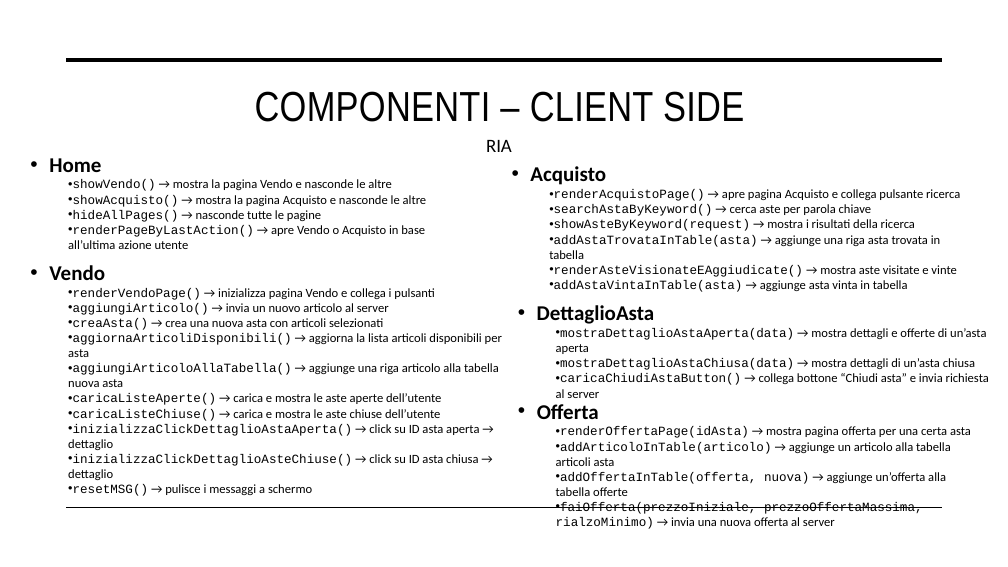
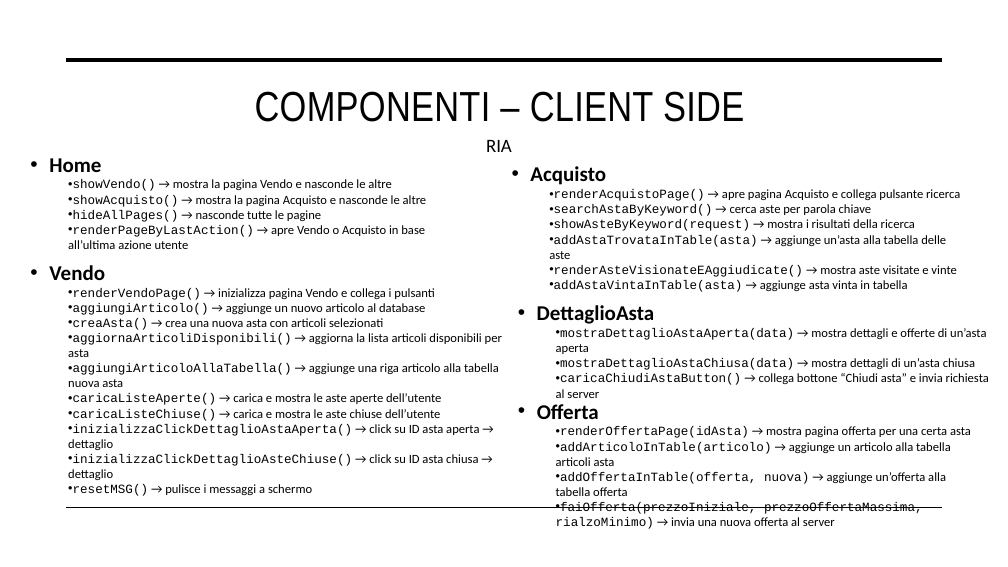
Before and after one commit to nicolospuri/AuctionSystem-Website, a slide deck: slide 20 of deliverables/PresentazioneProgettoTIW.pptx. Drawn at 1008x567 pixels with LibreOffice and Linux fonts; fonts in the diff are those of the drawing. Boxes give left, top, right and bottom in pixels: in the first picture for what was removed or moved away, otherwise in the second. Text is boxed around its words. In the diff, an @@ line names an element or a change of style, - is before the commit and + after.

Commit message:
Versione finale pp

```diff
--- a/deliverables/PresentazioneProgettoTIW.pptx
+++ b/deliverables/PresentazioneProgettoTIW.pptx
@@ text at (549,235,946,259): text changed @@
-  • addAstaTrovataInTable(asta) → aggiunge una riga asta trovata in tabella
+  • addAstaTrovataInTable(asta) → aggiunge un’asta alla tabella delle aste
@@ text at (73,303,425,315): text changed @@
-  • aggiungiArticolo() → invia un nuovo articolo al server
+  • aggiungiArticolo() → aggiunge un nuovo articolo al database
@@ text at (556,472,946,496): text changed @@
-  • addOffertaInTable(offerta, nuova) → aggiunge un’offerta alla tabella offerte
+  • addOffertaInTable(offerta, nuova) → aggiunge un’offerta alla tabella offerta
```
